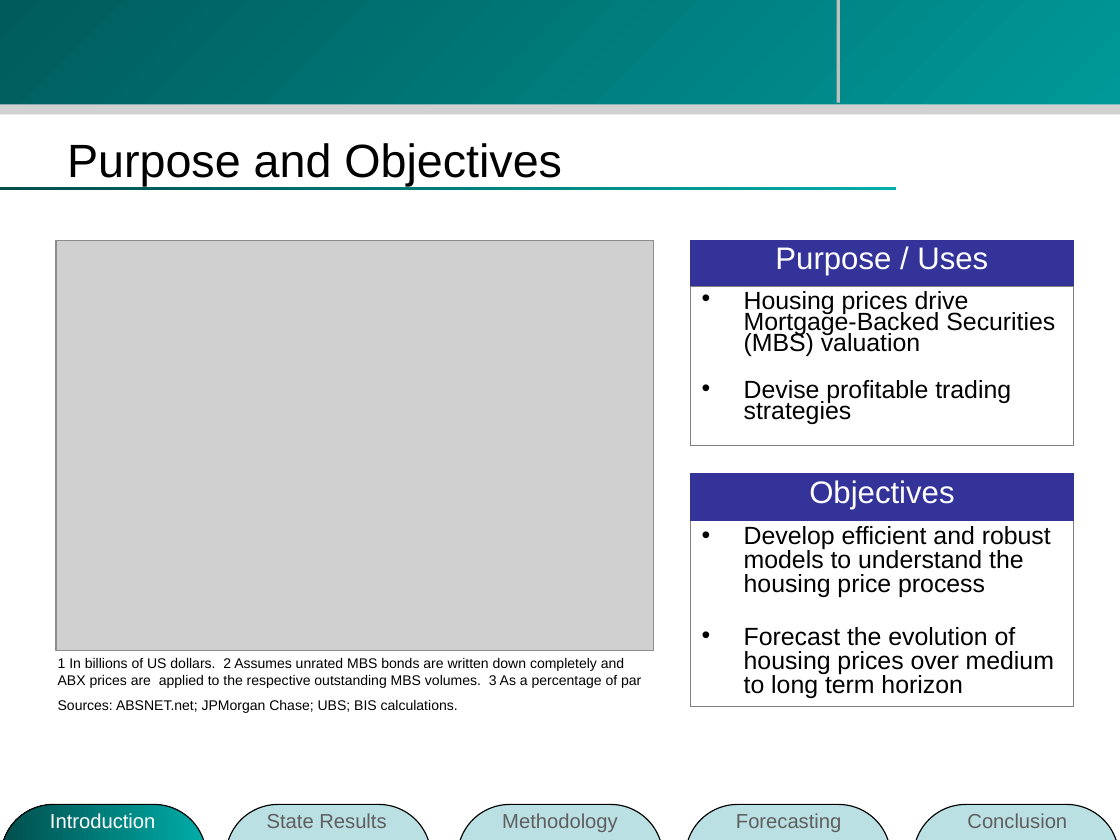
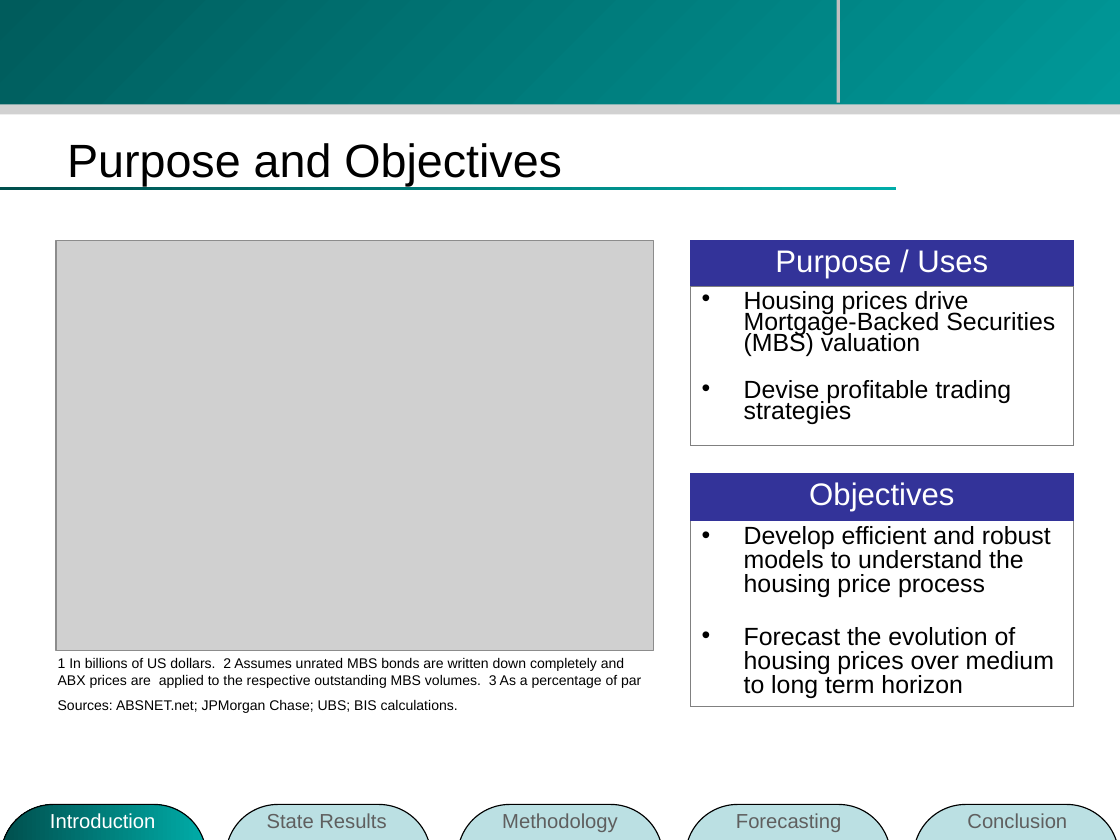
Before and after one commit to zhouzhenghui/svnrepository, a slide deck: slide 5 of SVNRepository/Presentation/M.Eng Final Presentation-take2.ppt (slide 6 before the commit). Drawn at 1120x840 pixels with LibreOffice and Linux fonts; fonts in the diff are those of the drawing; grey boxes stand for pictures; background and template pictures are left out. Boxes give left, top, right and bottom in pixels: in the first picture for what was removed or moved away, otherwise in the second. Text is boxed around its words. In the diff, an @@ line names an element or a change of style, - is before the commit and + after.

```diff
--- a/SVNRepository/Presentation/M.Eng Final Presentation-take2.ppt
+++ b/SVNRepository/Presentation/M.Eng Final Presentation-take2.ppt
@@ rectangle "Purpose / Uses" at [691, 240, 1074, 287]: vertical alignment top to middle @@
@@ rectangle "Objectives" at [691, 474, 1074, 521]: vertical alignment top to middle @@
```
Also in this commit, not shown: 9 other slides changed, 3 slides added, 1 slide removed.
